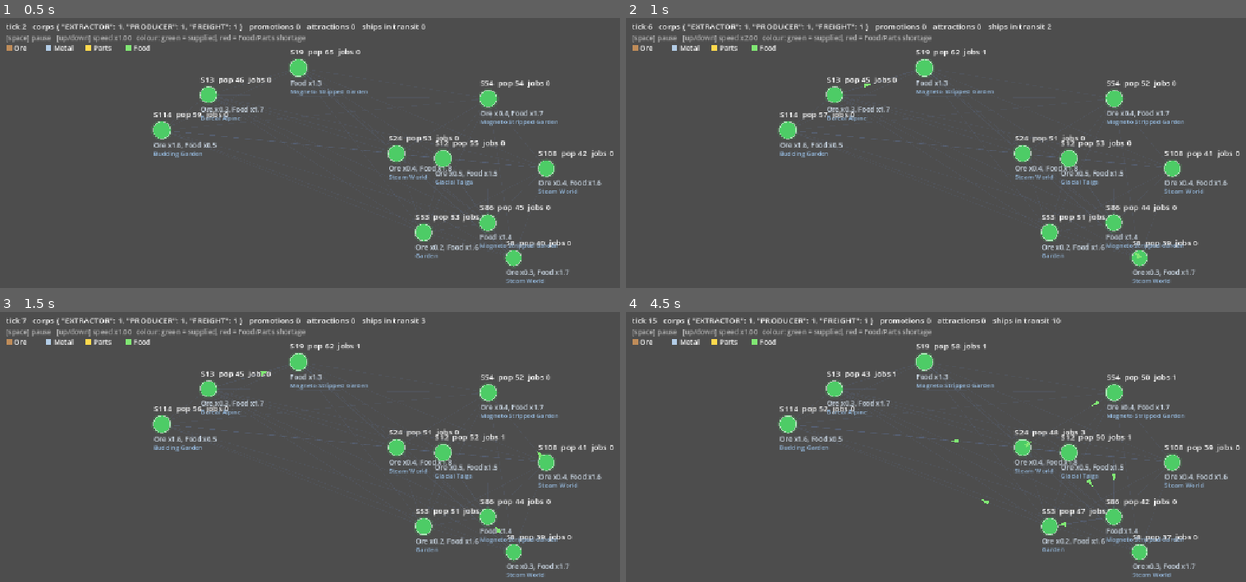
Above: before the commit, frames 1-4 (two rows, left to right).
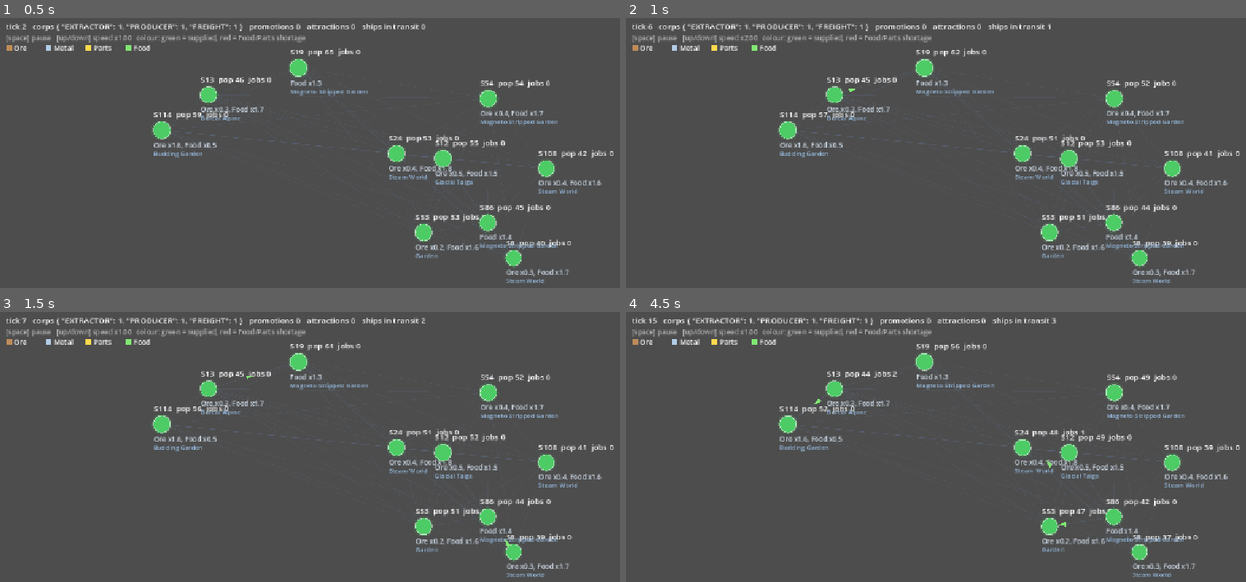
Above: after the commit, the same moments.

Repository: ElectroEsper/galaxy-generator
Game: Godot game, scene res://economy_proto/economy_view.tscn
Two runs of this game, one before a commit and one after it. Both use one fixed random seed, a clock stepped at 60 frames per second and the inputs below. This scene is started directly instead of the project's main scene.
Inputs:
- Up to frame 1 (0.5 s): no input
- Up to frame 2 (1 s): tap Enter at 0.5 s; hold Up from 0.53 s (still down); tap Space at 0.77 s
- Up to frame 3 (1.5 s): tap Space at 1.25 s; release Up at 1.28 s; hold Down from 1.28 s (still down)
- Up to frame 4 (4.5 s): tap Space at 1.52, 2.75, 3.02, 3.77 s; tap Enter at 2, 3.5 s; release Down at 2.03 s; hold Up 2.03-3.53 s; hold Down from 3.53 s (still down)

Frame 1 is identical in both runs. In frame 2, less than 0.1% of the frame differs, in the area x 35-84%, y 2-90%; in frame 3, less than 0.1%; in frame 4, 0.4%, in the area x 28-89%, y 2-79%.

Commit message:
Bankruptcy-only dissolution, subsistence economy, producer input requests
Co-Authored-By: Claude Sonnet 5.5 <noreply@anthropic.com>
Claude-Session: https://claude.ai/code/session_011shSnrHMjVZ7qaqpxEfch4

Diff:
--- a/economy_proto/colony_market.gd
+++ b/economy_proto/colony_market.gd
@@ -16,6 +16,7 @@
 var capacity : Dictionary = {}     # units/tick that facilities here can add, per good
 var max_pop : float = 400.0        # habitability ceiling (from the planet in the real game)
 var facility_count : int = 0       # facilities built here (kept in sync by Corporation)
+var requests : Array = []          # input requests posted by producers this tick (served by Freight)
 var jobs : float = 0.0             # facilities operating here (set by the sim each tick)
 var local_cash : float = 0.0       # profit accrued by the colony's informal local business
 var planet_label : String = ""       # planet class, shown by the view
@@ -29,10 +30,16 @@
 	# Local business: small informal extraction for every raw resource the colony has.
 	for g in richness:
 		capacity[g] += local_output(g)
+	# Subsistence output also counts as capacity, so corporations only build for demand beyond it.
+	capacity[Goods.FOOD] += SUBSISTENCE_FOOD
+	capacity[Goods.PARTS] += SUBSISTENCE_PARTS
 
 const USE_FLOOR := 0.02            # tiny, so a 100-colony map doesn't invent phantom demand
+const BASE_SELF_POP := 30.0
 const JOBS_PER_FACILITY := 8.0
-const BASE_SELF_POP := 30.0
+## Subsistence: every colony feeds and equips its baseline population without any corporation.
+const SUBSISTENCE_FOOD := BASE_SELF_POP * 0.05
+const SUBSISTENCE_PARTS := BASE_SELF_POP * 0.012
 
 ## Workforce caps how many facilities a colony can host (spreads industry across colonies).
 func facility_slots_free() -> int:
@@ -58,6 +65,8 @@
 	use_this_tick[g] = use_this_tick.get(g, 0.0) + amount
 
 func tick() -> void:
+	stock[Goods.FOOD] += SUBSISTENCE_FOOD
+	stock[Goods.PARTS] += SUBSISTENCE_PARTS
 	for g in richness:
 		var q : float = local_output(g)
 		if price[g] > Goods.RAW_COST[g]:
@@ -74,5 +83,6 @@
 		var cover : float = stock[g] / (use[g] * COVER_TICKS)
 		price[g] = BASE_PRICE * clampf(pow(maxf(cover, 0.001), -0.7), 0.1, 10.0)
 	use_this_tick.clear()
+	requests.clear()
 	var premium : float = (price[Goods.FOOD] + price[Goods.PARTS]) / (2.0 * BASE_PRICE) - 1.0
 	shortfall_signal = 0.9 * shortfall_signal + 0.1 * premium
--- a/economy_proto/corporation.gd
+++ b/economy_proto/corporation.gd
@@ -11,11 +11,10 @@
 const SHIP_UPKEEP := 1.5
 const SHIP_COST := 0.4        # per unit per distance step
 const PAYBACK_HORIZON := 25.0 # ticks; expand only if CAPEX / margin < this
+const REQUEST_COVER := 4.0     # producers ask Freight to keep this many ticks of inputs on the shelf
 const HEADROOM := 1.3          # build until capacity ~ HEADROOM x use
 const CLOSE_AFTER := 20       # consecutive losing ticks before closing a facility
 const INSOLVENT_AFTER := 15   # ticks with cash < 0 before dissolving
-const IDLE_AFTER := 30        # ticks with no facilities before a cash-poor corporation dissolves (frees a slot)
-const IDLE_AFTER_FUNDED := 150  # a corporation sitting on capital waits much longer for an opening
 
 class Facility:
 	var colony : ColonyMarket
@@ -49,9 +48,13 @@
 	c.capacity[g] += f.throughput()
 	c.facility_count += 1
 
+## Idle and able to act on an opening (used so emergence doesn't found redundant corporations).
+func is_idle_funded() -> bool:
+	return facilities.is_empty() and cash >= CAPEX * 1.5
+
 func is_dead() -> bool:
-	var idle_limit : int = IDLE_AFTER_FUNDED if cash >= CAPEX * 1.5 else IDLE_AFTER
-	return broke_ticks >= INSOLVENT_AFTER or idle_ticks >= idle_limit
+	# A corporation only ever dissolves by going bankrupt; idle ones just wait for an opening.
+	return broke_ticks >= INSOLVENT_AFTER
 
 ## Called when a corporation dissolves: its capacity leaves the market.
 func dissolve() -> void:
@@ -92,6 +95,10 @@
 			var runs : float = 0.0 if idle else 1.0
 			for i in r["in"]:
 				c.note_use(i, r["in"][i])           # desired input draw, even if the shelf is empty
+				# Ask Freight for a few ticks' worth of inputs when the shelf runs low.
+				var want : float = r["in"][i] * REQUEST_COVER
+				if c.stock[i] < want:
+					c.requests.append({"good": i, "qty": want - c.stock[i], "payer": self})
 				if not idle:
 					runs = minf(runs, c.stock[i] / r["in"][i])
 			if runs <= 0.0:
@@ -174,6 +181,32 @@
 	var voyages : int = 1 + ships          # every ship makes one voyage per tick
 	var cap : float = SHIP_CAPACITY
 	var done : int = 0
+	# Contracts first: deliver inputs that producers have asked for (producer pays the shipping fee).
+	for dest in markets:
+		if done >= voyages:
+			break
+		for req in dest.requests:
+			if done >= voyages:
+				break
+			var g : int = req["good"]
+			var src : ColonyMarket = null
+			for m in markets:
+				if m != dest and m.stock[g] >= 8.0 and (src == null or m.stock[g] > src.stock[g]):
+					src = m
+			if src == null:
+				continue
+			var q : float = minf(minf(req["qty"], cap), src.stock[g] * 0.5)
+			if q <= 0.0:
+				continue
+			var fee : float = SHIP_COST * _dist(src, dest, markets) * q
+			src.stock[g] -= q; dest.stock[g] += q
+			req["qty"] -= q
+			cash += q * (dest.price[g] - src.price[g]) + fee
+			if req["payer"] != null:
+				req["payer"].cash -= fee
+			moved += q
+			done += 1
+			last_moves.append({"from": src, "to": dest, "good": g, "qty": q})
 	# Candidate lanes: for each good, cheapest sources x dearest destinations (keeps it O(n log n) at 100 colonies).
 	var sources : Dictionary = {}
 	var dests : Dictionary = {}
@@ -183,7 +216,7 @@
 		sources[g] = by_price.slice(0, 6)
 		by_price.reverse()
 		dests[g] = by_price.slice(0, 6)
-	for v in voyages:
+	for v in range(done, voyages):
 		var best_m : float = 0.0
 		var best : Array = []
 		for g in Goods.ALL:
--- a/economy_proto/economy_sim.gd
+++ b/economy_proto/economy_sim.gd
@@ -96,7 +96,11 @@
 		promotions += 1
 		return
 	if randf() < maxf(0.0, c.workforce_gap() - 0.15) * 0.03 or randf() < maxf(0.0, c.shortfall_signal - 0.25) * 0.05:
-		corps.append(Corporation.new(_founding_kind(), 200.0))
+		var kind : Corporation.Kind = _founding_kind()
+		for k in corps:                     # an idle funded corporation of this kind will take the opening itself
+			if k.kind == kind and k.is_idle_funded():
+				return
+		corps.append(Corporation.new(kind, 200.0))
 		attractions += 1
 
 func _print_snapshot(t : int) -> void:
